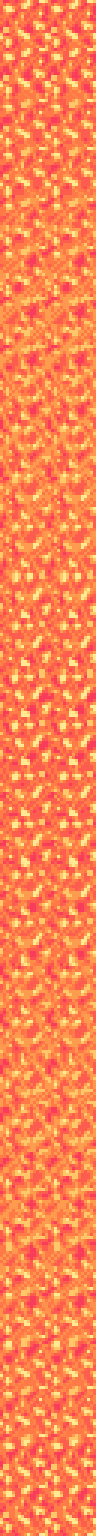
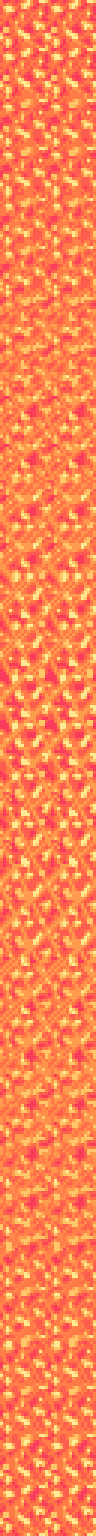
Comparing the layer stacks of the two 96px x 1536px images. Changes:
removed layer "Layer 2 copy" (was lighter color) over [48, 42, 96, 765]
removed layer "Layer 2 copy 3" (was lighter color) over [48, 771, 96, 1494]
removed layer "Layer 2 copy 2" (was lighter color) over [0, 771, 48, 1494]
removed layer "Layer 2" (was lighter color) over [0, 42, 48, 765]
removed layer "Layer 1" (was lighter color) over [0, 42, 96, 1494]
added layer "Layer 5" (lighter color) above "Layer 3" over [0, 42, 96, 1494]
added layer "Layer 3" (lighter color) above "Layer 0" over [0, 42, 96, 1494]
